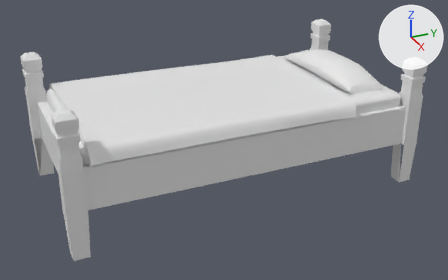
What one commit did to the FBX model 3D_Animation_Final/Assets/Models/Alex's Models/bed.fbx.
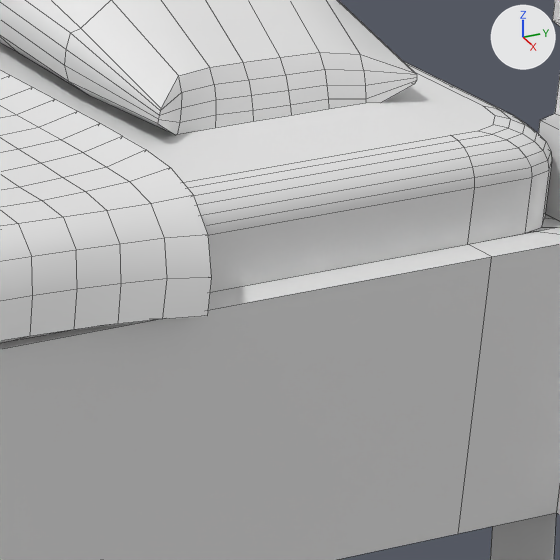
There are two pictures of each version: one whole from a 50 mm lens placed at (0.1317, -0.0572, 0.0601), pointed at (0.0022, 0.001, -0.0046), one close up on the part from 73% to 90% of the width and 27% to 53% of the height. The lights are fixed; the arrows at upper right show +X, +Y and +Z. The close-ups show mesh edges as thin lines. Materials are left out; every surface is plain grey. Where no turn or scale is listed for an object, it has been applied to the vertices. Vertices at the same position are counted once.

Objects in the first close-up: 'pBed'.
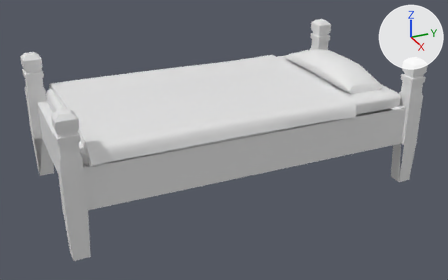
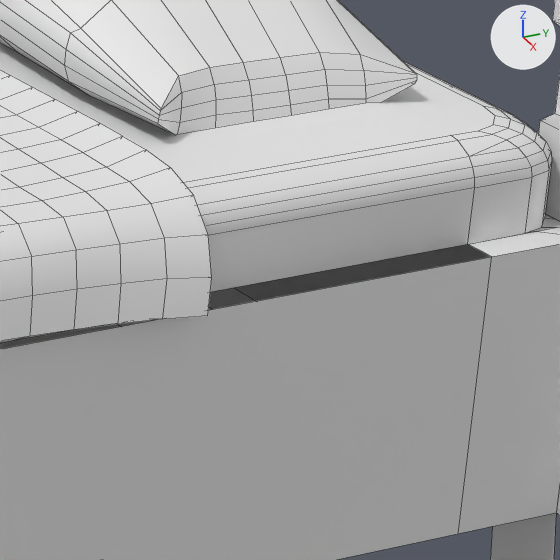
Pixel boxes [x1, y1, x2, y2] of what changed, in the close-ups (560 x 560 px):
part 1 of me_mesh, cut back
    before: [0, 134, 518, 349]
    after: [188, 134, 518, 205]

Diff of the bpy script that builds the scene:
```diff
--- a/3D_Animation_Final/Assets/Models/Alex's Models/bed.fbx.py
+++ b/3D_Animation_Final/Assets/Models/Alex's Models/bed.fbx.py
@@ me_mesh @@
 # used by ob_pbed; location = (-0.00035, 0.00106, 0.00056)
-me_mesh.from_pydata(...)  # 2870 vertices, 2697 faces; spans x -0.0236..0.0236, y -0.0434..0.0434, z -0.016..0.016
+me_mesh.from_pydata(...)  # 2756 vertices, 2609 faces; spans x -0.0236..0.0236, y -0.0434..0.0434, z -0.016..0.016
+# me_mesh part 1
+# 110 vertices are removed from x -0.0191..0.0222, y -0.04..0.0356, z 0.0042..0.0073
+# 130 faces are deleted
+# 1 vertex is added at (-0.0191, 0.0238, 0.0072)
+# 47 new faces join them
```
